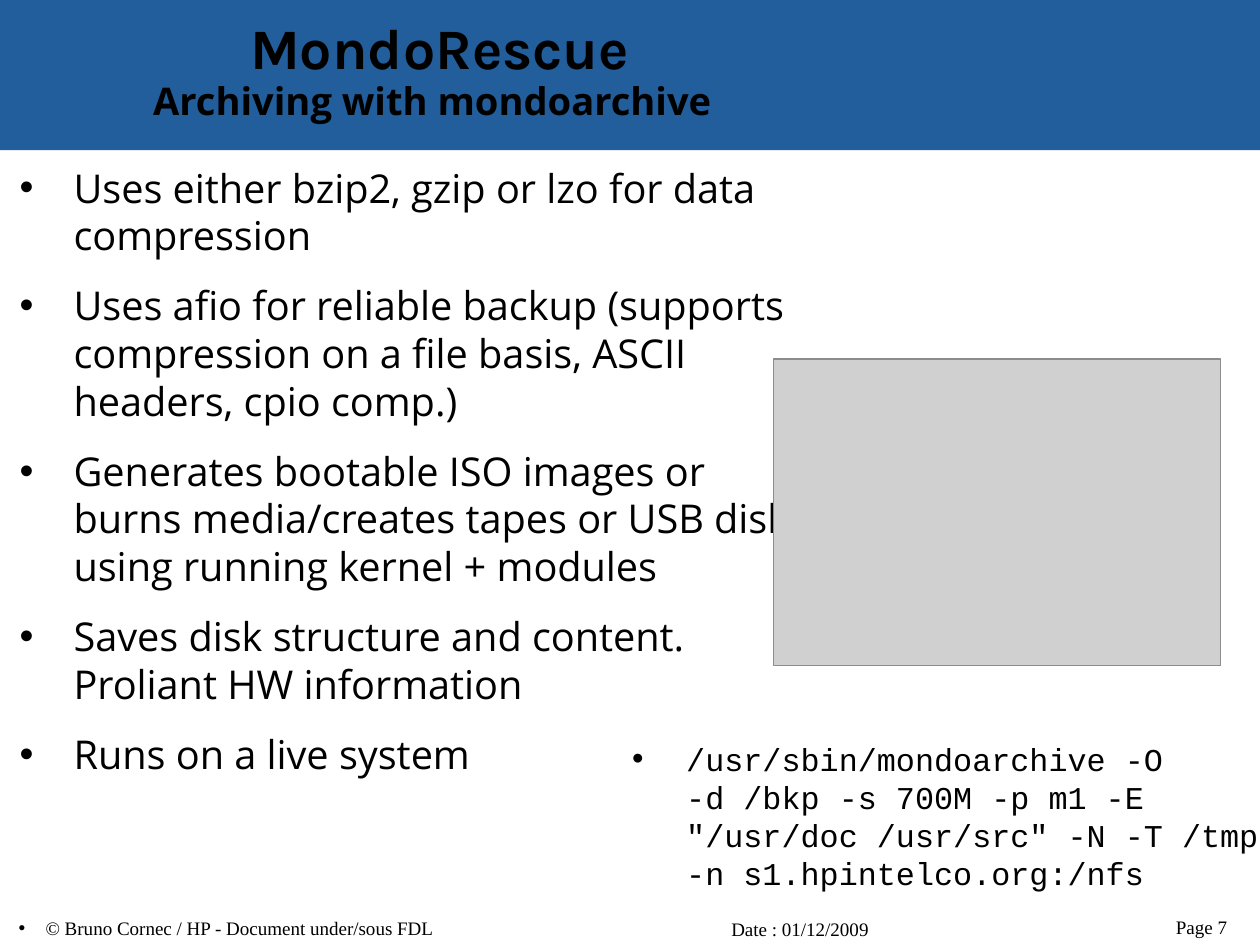
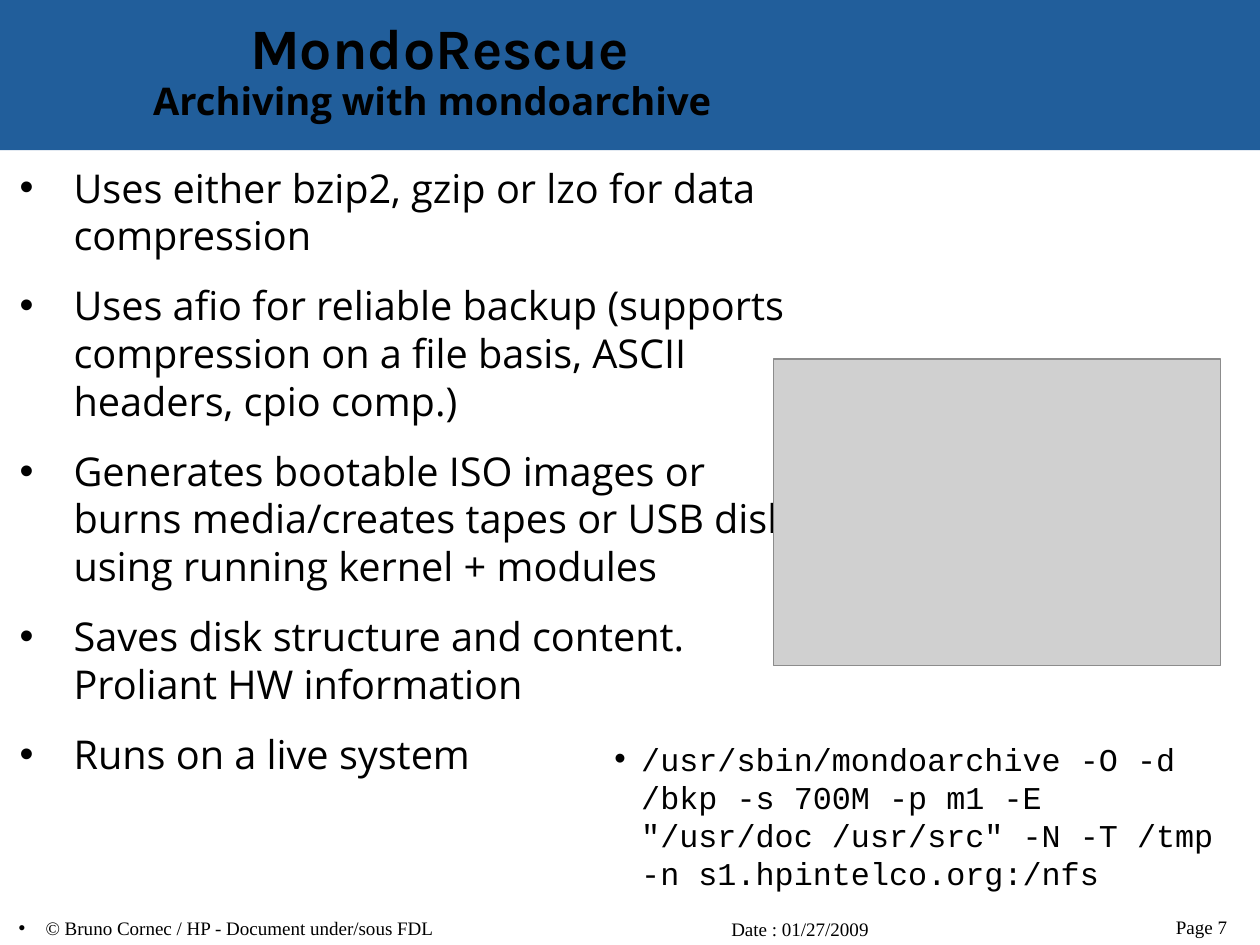
Before and after one commit to vir/mondo-rescue, a slide deck: slide 7 of mondo-doc/mondo-presentation.odp. Drawn at 1260x945 pixels with LibreOffice and Linux fonts; fonts in the diff are those of the drawing; grey boxes stand for pictures; background and template pictures are left out. Boxes give left, top, right and bottom in pixels: in the first picture for what was removed or moved away, otherwise in the second. Text is boxed around its words. In the diff, an @@ line names an element or a change of style, - is before the commit and + after.

```diff
--- a/mondo-doc/mondo-presentation.odp
+++ b/mondo-doc/mondo-presentation.odp
@@ text "/usr/sbin/mondoarchive -O -d /bkp -s ..." at <box>641,748,1213,892</box>: indent changed @@
@@ text at <box>731,923,869,937</box>: text changed @@
-Date : 01/12/2009
+Date : 01/27/2009
```
Also in this commit, not shown: 19 other slides changed, 1 other file.
